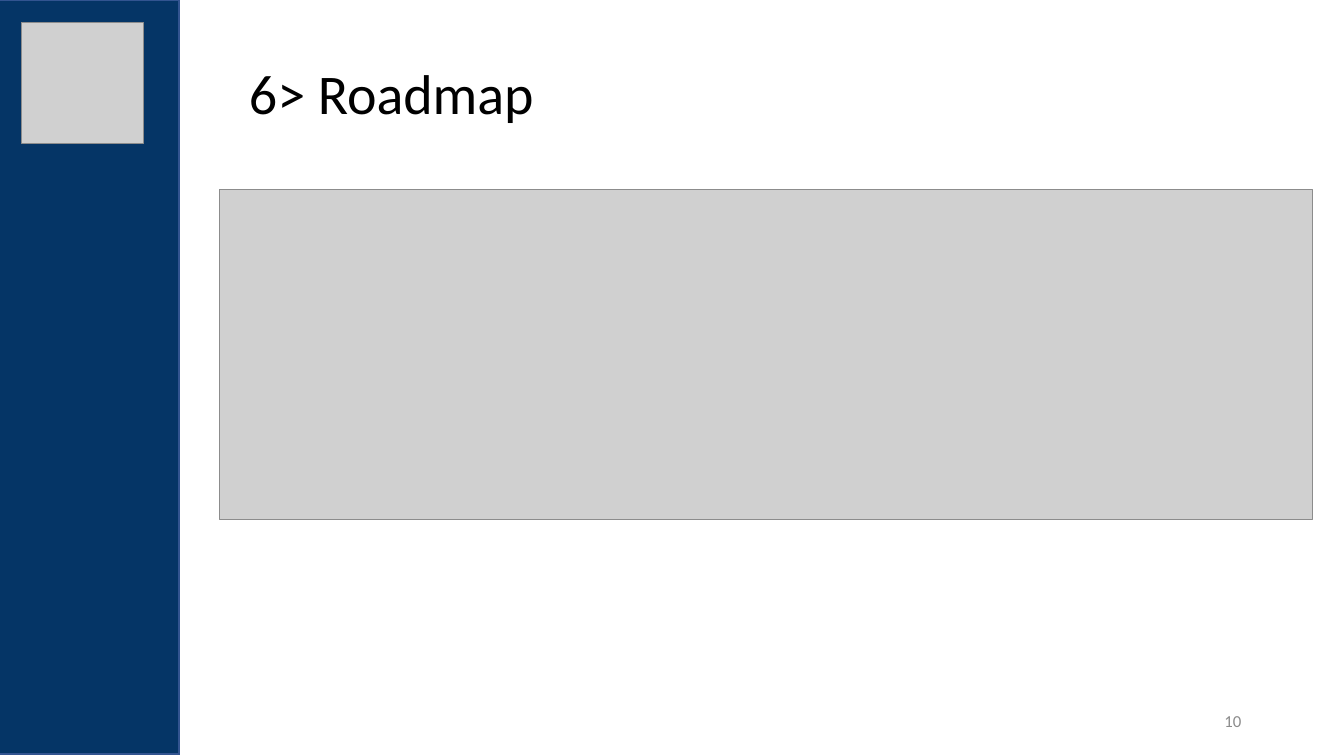
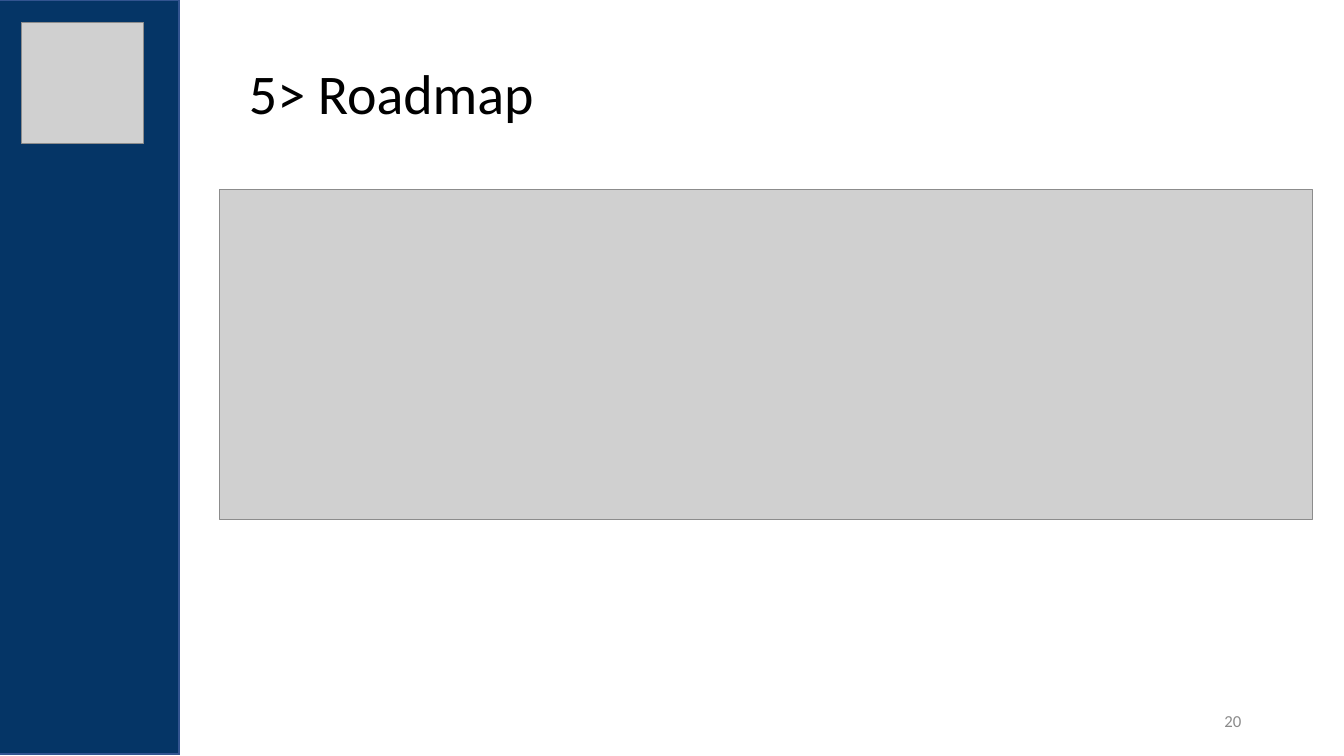
Before and after one commit to rodrigogermano/InfNetArquiteturaCorporativa, a slide deck: slide 20 of Apresentacao/PGPARQ01C1-2N-P1-projeto-final.pptx (slide 10 before the commit). Drawn at 1344x756 pixels with LibreOffice and Linux fonts; fonts in the diff are those of the drawing; grey boxes stand for pictures. Boxes give left, top, right and bottom in pixels: in the first picture for what was removed or moved away, otherwise in the second. Text is boxed around its words. In the diff, an @@ line names an element or a change of style, - is before the commit and + after.

```diff
--- a/Apresentacao/PGPARQ01C1-2N-P1-projeto-final.pptx
+++ b/Apresentacao/PGPARQ01C1-2N-P1-projeto-final.pptx
@@ text at (249, 75, 534, 123): text changed @@
-6> Roadmap
+5> Roadmap
@@ page number at (1224, 716, 1241, 727): text changed @@
-10
+20
```
Also in this commit, not shown: 6 other slides changed, 10 slides added, 2 other files.
